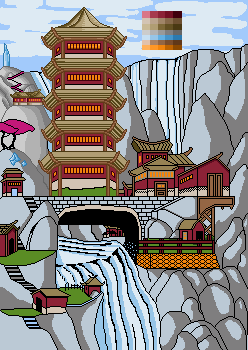
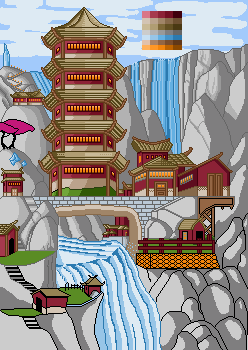
Revision of a layered w=248, h=350 image; what changed, layer by layer:
painted on "Pintar camada 4" over 0, 28, 248, 350